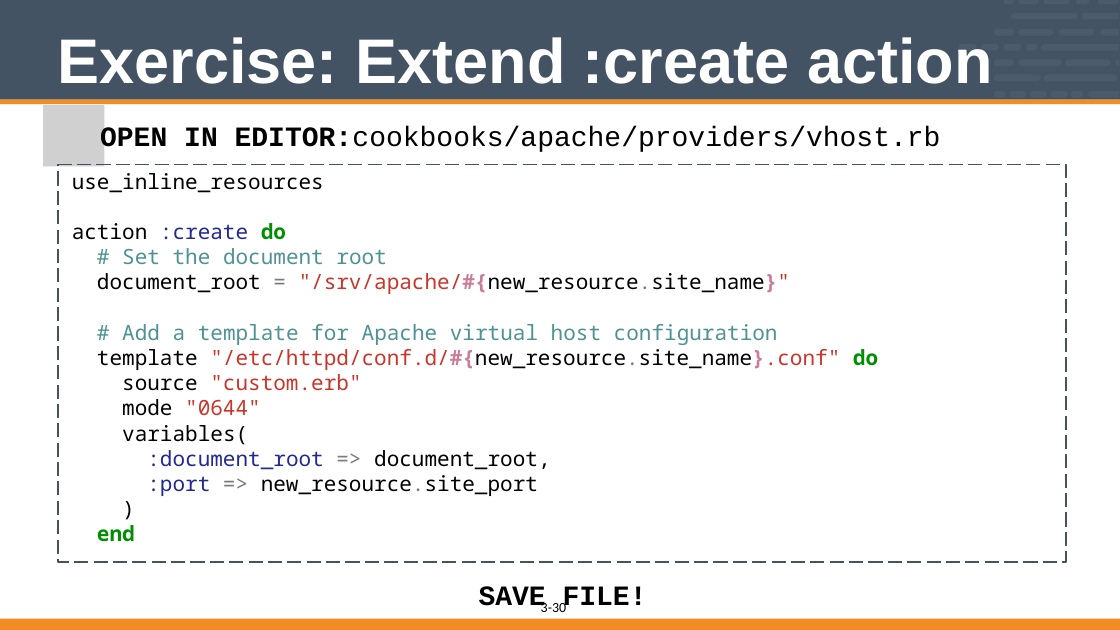
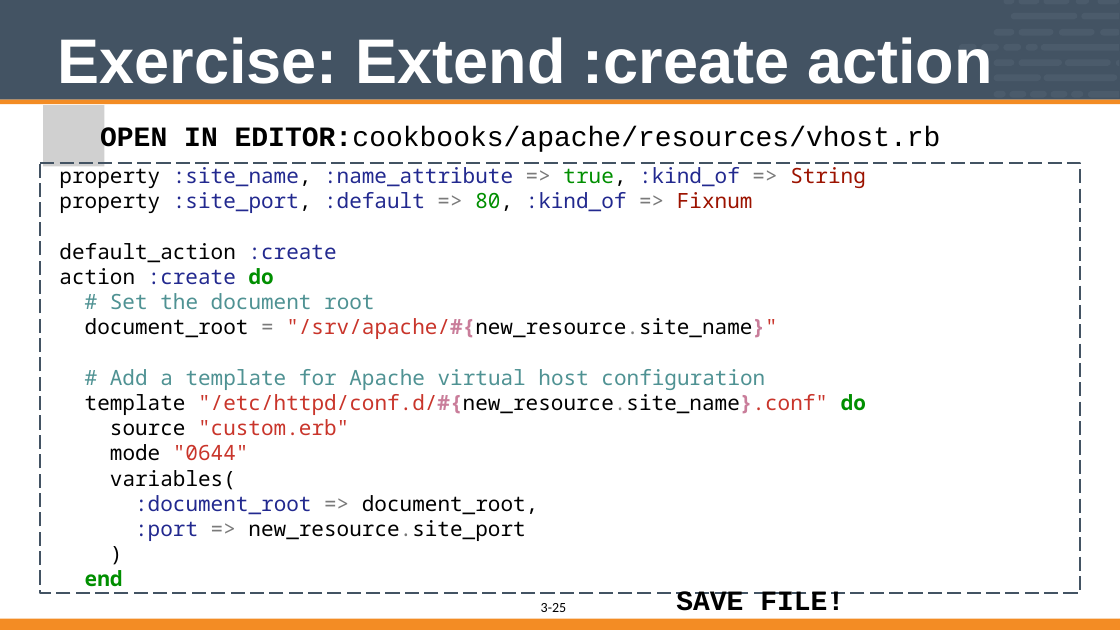
Before and after one commit to vinyar/chef-intermediate, a slide deck: slide 25 of 03-building_custom_resources.pptx (slide 30 before the commit). Drawn at 1120x630 pixels with LibreOffice and Linux fonts; fonts in the diff are those of the drawing; grey boxes stand for pictures. Boxes give left, top, right and bottom in pixels: in the first picture for what was removed or moved away, otherwise in the second. Text is boxed around its words. In the diff, an @@ line names an element or a change of style, - is before the commit and + after.

Commit message:
add support for new resource

```diff
--- a/03-building_custom_resources.pptx
+++ b/03-building_custom_resources.pptx
@@ text at [100, 126, 941, 154]: text changed @@
-OPEN IN EDITOR:cookbooks/apache/providers/vhost.rb
+OPEN IN EDITOR:cookbooks/apache/resources/vhost.rb
@@ freeform shape "property :site_name, :name_attribute => true, ...": place and size @@
-freeform shape "property :site_name, :name_attribute => true, ..." at [58, 164, 1066, 562]
+freeform shape "property :site_name, :name_attribute => true, ..." at [40, 163, 1080, 593]
@@ text in freeform shape at [59, 163, 866, 594]: text added @@
+property :site_name, :name_attribute => true, :kind_of => String
+property :site_port, :default => 80, :kind_of => Fixnum
+default_action :create
+action :create do
+# Set the document root
+document_root = "/srv/apache/#{new_resource.site_name}"
+# Add a template for Apache virtual host configuration
+template "/etc/httpd/conf.d/#{new_resource.site_name}.conf" do
+source "custom.erb"
+mode "0644"
+variables(
+:document_root => document_root,
+:port => new_resource.site_port
+)
+end
@@ text removed at [72, 173, 878, 542] @@
-use_inline_resources
-action :create do
-# Set the document root
-document_root = "/srv/apache/#{new_resource.site_name}"
-# Add a template for Apache virtual host configuration
-template "/etc/httpd/conf.d/#{new_resource.site_name}.conf" do
-source "custom.erb"
-mode "0644"
-variables(
-:document_root => document_root,
-:port => new_resource.site_port
-)
-end
@@ text "SAVE FILE!" rewrapped from [479, 586, 647, 612] to [676, 591, 844, 611] @@
@@ page number at [552, 603, 566, 612]: text changed @@
-30
+25
```
Also in this commit, not shown: 18 other slides changed, 6 slides removed, 1 other file.
